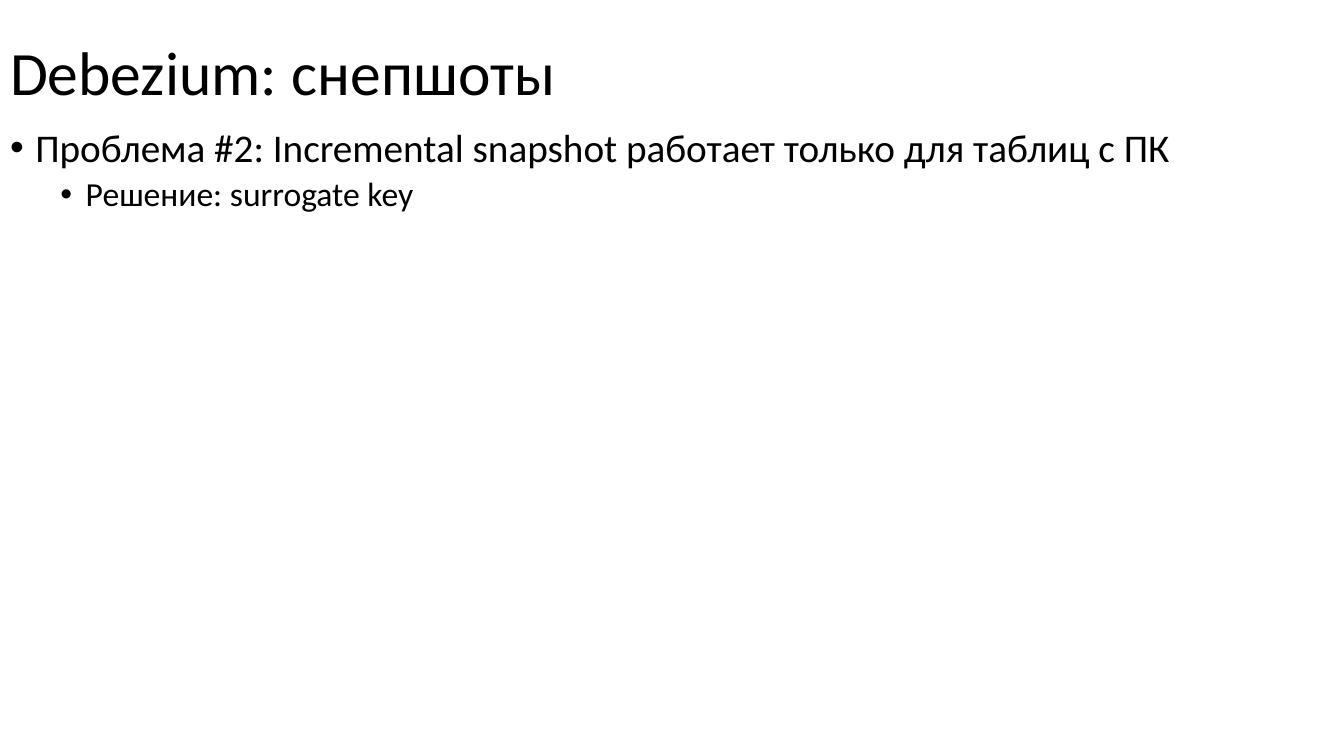
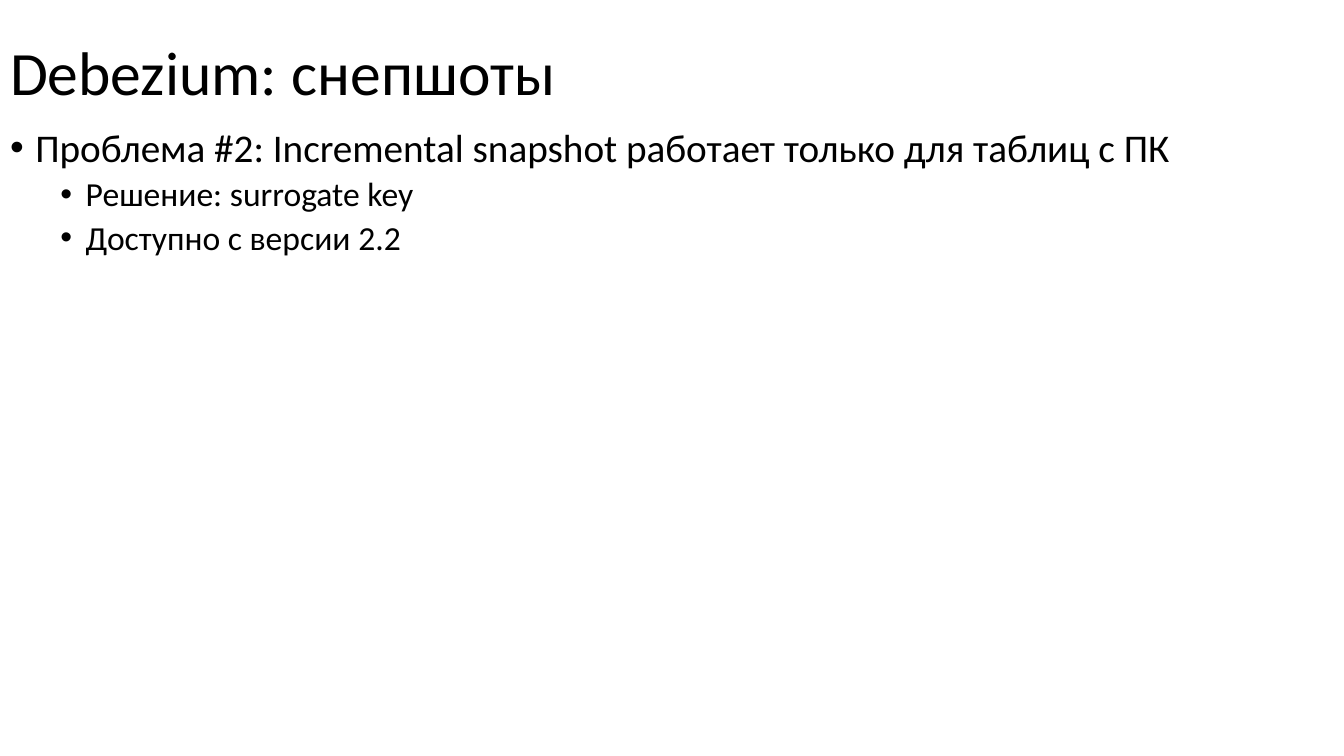
Before and after one commit to nryanov/presentations, a slide deck: slide 21 of smartdata/cdc-via-debezium/debezium-smartdata2025.pptx. Drawn at 1344x756 pixels with LibreOffice and Linux fonts; fonts in the diff are those of the drawing. Boxes give left, top, right and bottom in pixels: in the first picture for what was removed or moved away, otherwise in the second. Text is boxed around its words. In the diff, an @@ line names an element or a change of style, - is before the commit and + after.

```diff
--- a/smartdata/cdc-via-debezium/debezium-smartdata2025.pptx
+++ b/smartdata/cdc-via-debezium/debezium-smartdata2025.pptx
@@ text at bbox=[86, 228, 400, 256]: paragraph added @@
+  • Доступно с версии 2.2
```
Also in this commit, not shown: 6 other slides changed, 3 slides added.
